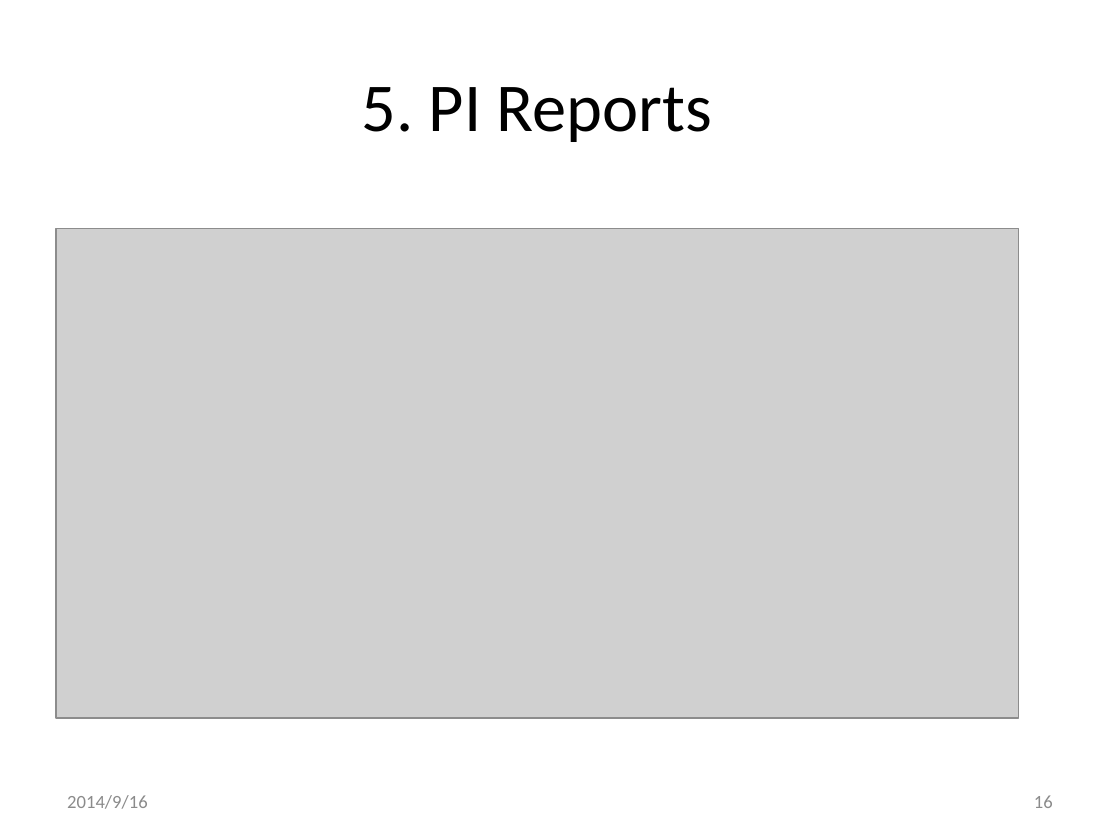
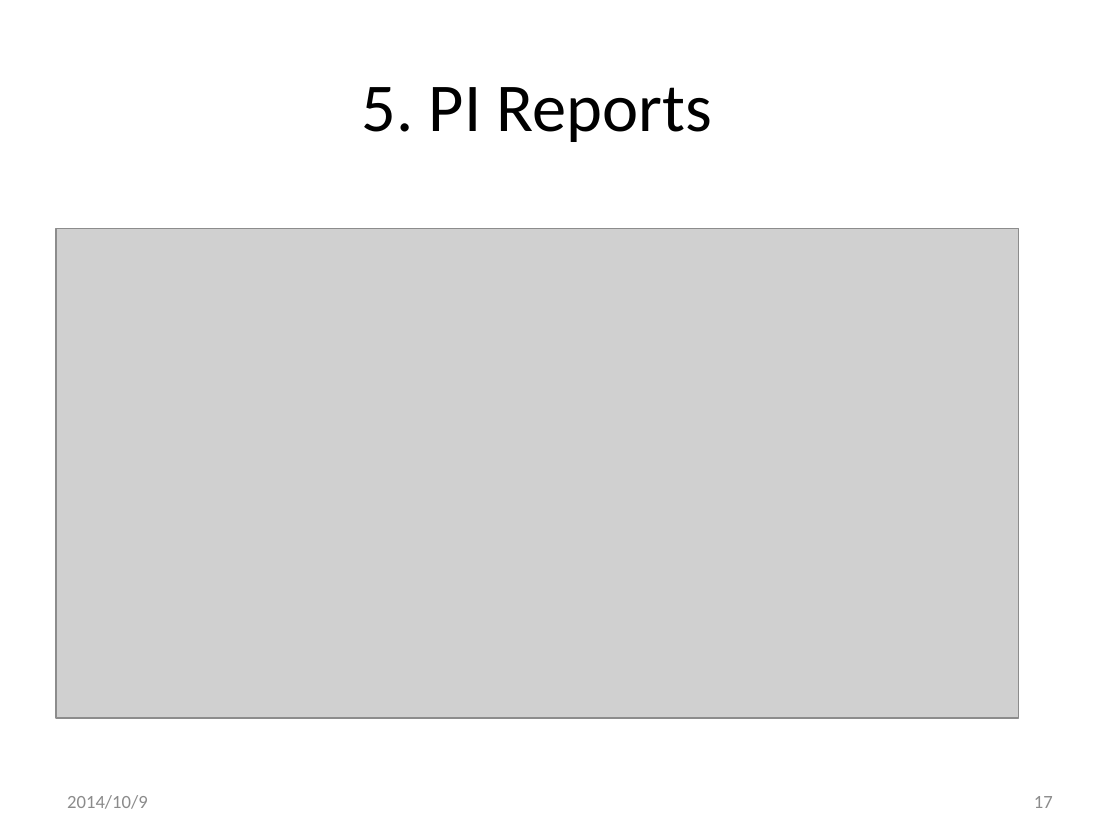
Before and after one commit to xlgwr/pie, a slide deck: slide 17 of FrmPIE/0PackingInformationEntry.pptx (slide 16 before the commit). Drawn at 1120x840 pixels with LibreOffice and Linux fonts; fonts in the diff are those of the drawing; grey boxes stand for pictures; background and template pictures are left out. Boxes give left, top, right and bottom in pixels: in the first picture for what was removed or moved away, otherwise in the second. Text is boxed around its words. In the diff, an @@ line names an element or a change of style, - is before the commit and + after.

```diff
--- a/FrmPIE/0PackingInformationEntry.pptx
+++ b/FrmPIE/0PackingInformationEntry.pptx
@@ text at [67,795,148,809]: text changed @@
-2014/9/16
+2014/10/9
@@ page number at [1034,796,1053,808]: text changed @@
-16
+17
```
Also in this commit, not shown: 16 other slides changed, 1 slide added, 11 other files.
